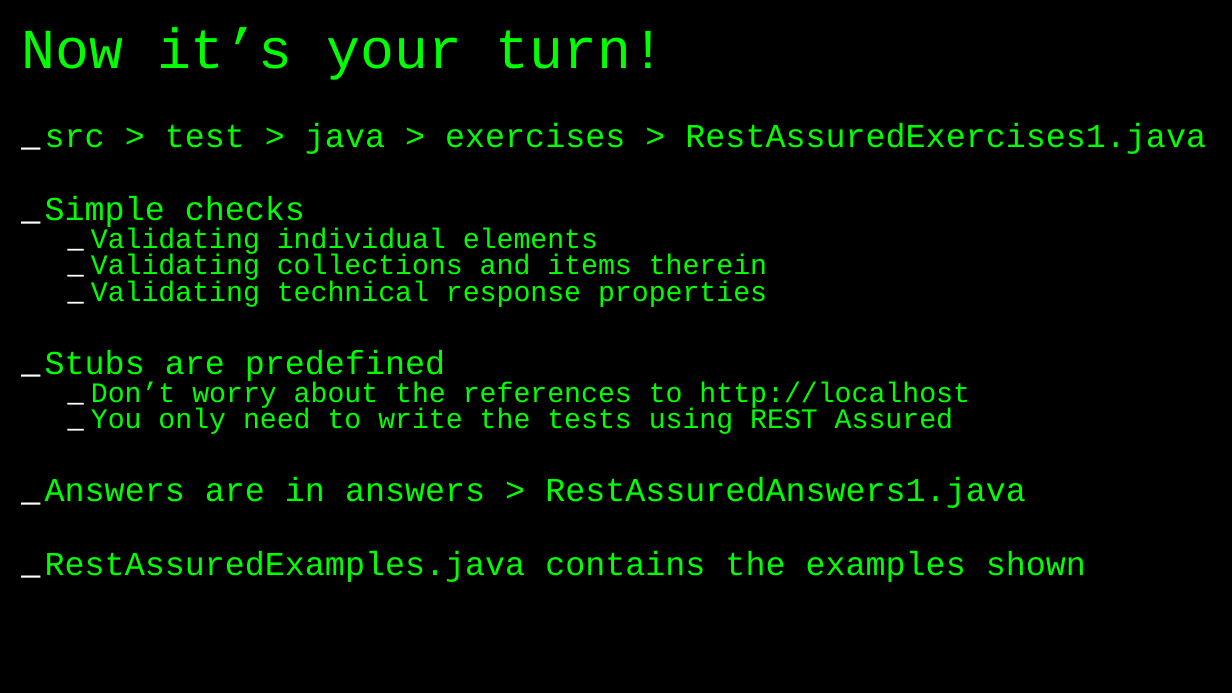
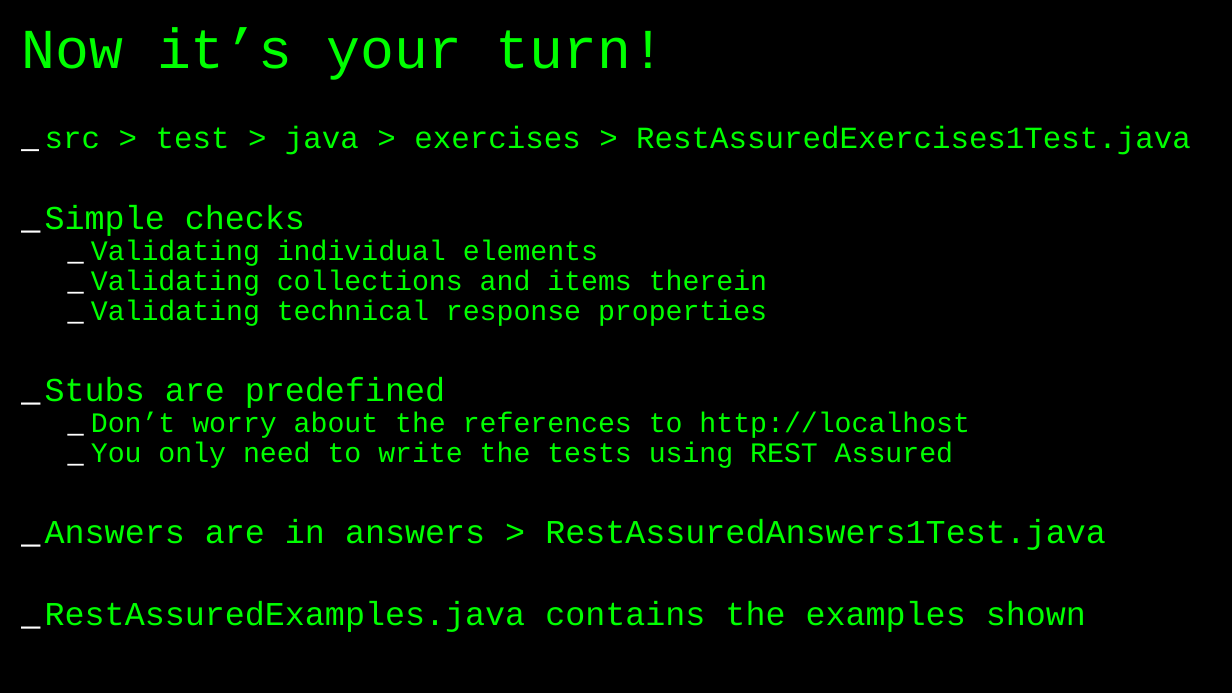
Before and after one commit to basdijkstra/rest-assured-workshop, a slide deck: slide 39 of RestAssuredWorkshop.odp. Drawn at 1232x693 pixels with LibreOffice and Linux fonts; fonts in the diff are those of the drawing. Boxes give left, top, right and bottom in pixels: in the first picture for what was removed or moved away, otherwise in the second. Text is boxed around its words. In the diff, an @@ line names an element or a change of style, - is before the commit and + after.

```diff
--- a/RestAssuredWorkshop.odp
+++ b/RestAssuredWorkshop.odp
@@ text at [45, 126, 1191, 155]: text changed; size 26 to 24 pt @@
-_ src > test > java > exercises > RestAssuredExercises1.java
+_ src > test > java > exercises > RestAssuredExercises1Test.java
@@ text at [45, 205, 1086, 632]: line spacing 0.6 to 0.7 @@
@@ text at [45, 519, 1106, 550]: text changed @@
-_ Answers are in answers > RestAssuredAnswers1.java
+_ Answers are in answers > RestAssuredAnswers1Test.java
```
Also in this commit, not shown: 5 other slides changed, 1 slide removed, 2 other files.
